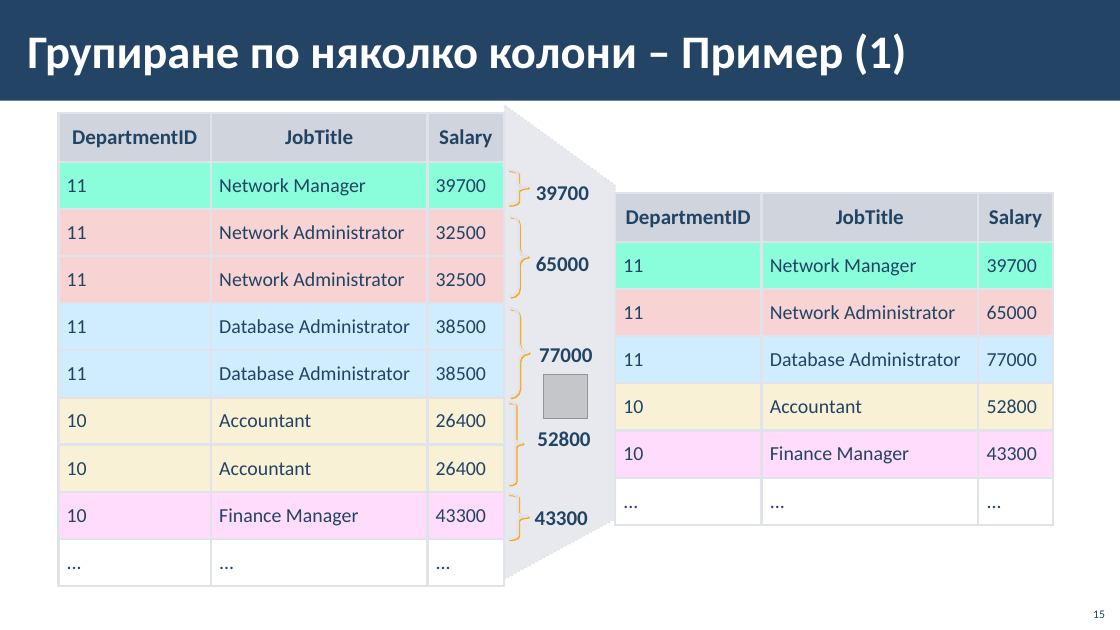
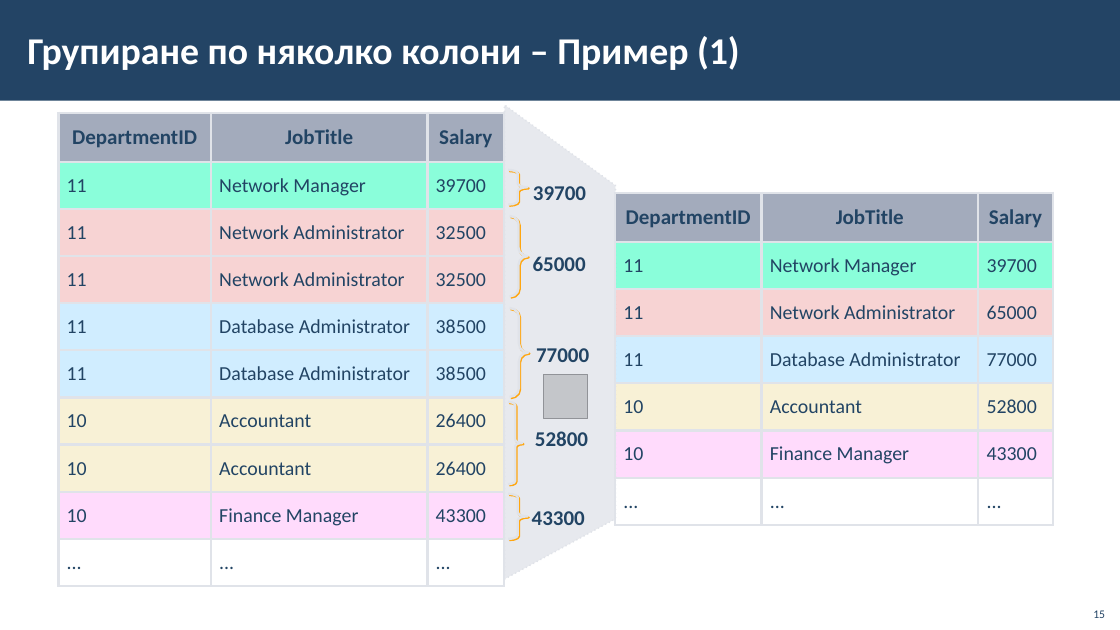
Before and after one commit to Ghostdog02/MSSQL, a slide deck: slide 15 of Theory/11-Group-and-Aggregate-Functions/11-Group-and-Aggregate-Functions.pptx. Drawn at 1120x630 pixels with LibreOffice and Linux fonts; fonts in the diff are those of the drawing; grey boxes stand for pictures; background and template pictures are left out. Boxes give left, top, right and bottom in pixels: in the first picture for what was removed or moved away, otherwise in the second. Text is boxed around its words. In the diff, an @@ line names an element or a change of style, - is before the commit and + after.

```diff
--- a/Theory/11-Group-and-Aggregate-Functions/11-Group-and-Aggregate-Functions.pptx
+++ b/Theory/11-Group-and-Aggregate-Functions/11-Group-and-Aggregate-Functions.pptx
@@ title "Групиране по няколко колони – ..." at [27, 36, 740, 70]: size 40 to 32.4 pt @@
@@ table at [58, 113, 505, 620] @@
@@ fill #A3ABBC at 50% opacity to #A3ABBC in row 1 @@
@@ borders changed @@
@@ table at [615, 192, 1053, 544] @@
@@ fill #A3ABBC at 50% opacity to #A3ABBC in row 1 @@
@@ borders changed @@
```
Also in this commit, not shown: 19 other slides changed, 6 other files.
